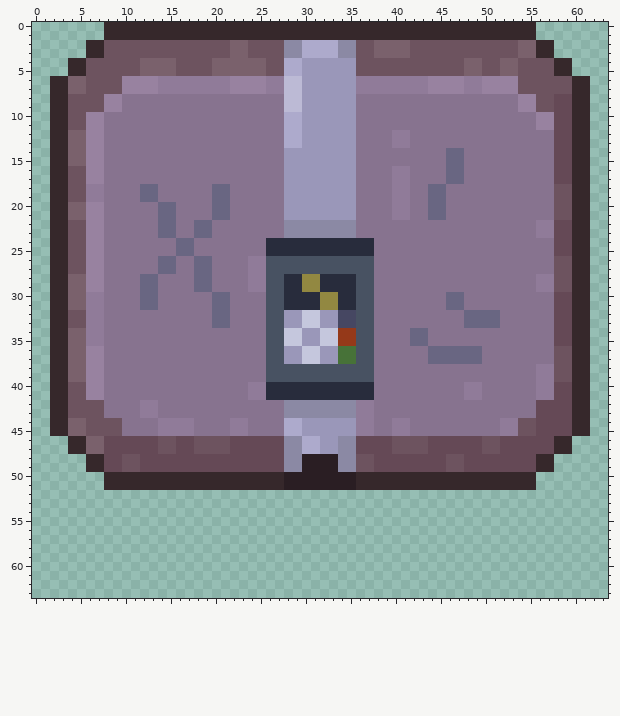
Pixel-art sprite -- Assets/Project/Sprites/WorldMap/Loot/LootChest_Small.png. Above, as it was before the edit.
The file is 256x256 pixels, drawn in blocks of 4x4; one block is one cell here.
New version:
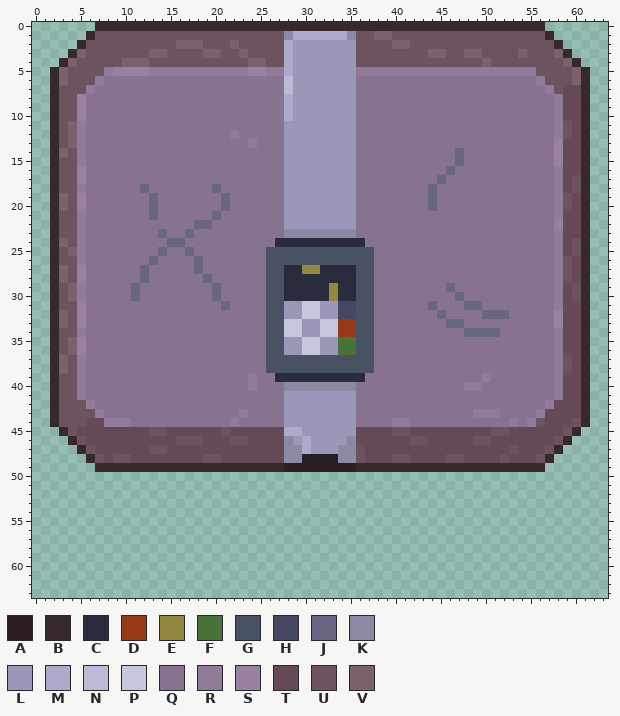
Palette (. is transparent): A #2a1e23  B #36282b  C #282c3c  D #953919  E #928841  F #477238  G #485262  H #464762  J #696682  K #8b89a4  L #9a97b9  M #adaacc  N #bcbad5  P #c5c7dd  Q #87738f  R #907b99  S #9882a0  T #654956  U #6d535f  V #7a616c
From old to new:
Changed rows in their new state; - is an unchanged pixel.
first column x 2:
 0 -----B------------------------------------------------B-----
 1 ----BUUUUUUUUUUUUUUUUUUUUUKMMMMMMKUUVVUUUUUUUUUUUUUUUUUB----
 2 ---BUU--------VVV----U----MLLLLLLL--UU--------------UUUUB---
 3 --BVUU-----VV----VV-U-----MLLLLLLL--UUUU--VV--VV-----UUUVB--
 4 -BVU----VV-UUU----UUUU-----L------------------UUV-UU----UVB-
 5 BVUU--RSSSSRRRRRRRRRRRSSRR-L------RRRRRRRRRRRRRRRRRRRR--UUVB
 6 -VUU-RQQQQQQQQQQQQQQQQQQQQ-L------QQQQQQQQQQQQQQQQQQQQR---V-
 7 -UUURQQQQQQQQQQQQQQQQQQQQQ-L------QQQQQQQQQQQQQQQQQQQQQR-TT-
 8 -U-SQQQQ------------------ML------------------------QQQQR-T-
 9 -U-SQQQQ------------------ML------------------------QQQQR-T-
10 -U-SQQ---------------------L--------------------------QQR-T-
11 -UVRQQ--------------------LL--------------------------QQRUT-
12 -U-RQQ--------------R-----LL----------QQ----------------RUT-
13 -U-RQQ----------------R---LL----------QQ----------------S-T-
14 -VURQQ--------------------------------------Q-----------S-T-
15 -UURQQ--------------------------------------Q-----------S-T-
16 -U-SQQ--------------------------------QQ-----Q----------R-T-
17 -U-SQQ--------------------------------QQ---JQQ----------R-U-
18 -U-RQQ-----Q-------Q------------------QQ---Q------------RTU-
19 -V-SQQ----Q-------Q-------------------QQ---Q------------R-T-
20 -VUSQQ-----JQQ----Q-------------------QQ---Q------------R-T-
21 -UURQQ-----JQQ-----Q------------------QQ--QQ------------RTT-
22 -U-RQQ------QQ------------LLLLLLLL--------------------QQS-T-
23 -U-RQQ-------Q-JQQ------------------------------------QQR-T-
24 -V-RQQ-------J-Q--------Q----------Q--------------------R-U-
25 -UVRQQ------J-Q---------GGGGGGGGGGGG--------------------R-U-
26 -U-RQQ-----JQQ---Q----QQ--------------------------------R-T-
27 -V-SQQ----J-QQ---Q----QQ--CCEECCCC----------------------R-T-
28 -VUSQQ-----Q----Q-----QQ----CC------------------------QQR-T-
29 -U-RQQ---JQQ----QQJ---QQ----CC-E------------J---------QQRTU-
30 -U-RQQ---JQQ-------Q----------C-------------Q-----------R-U-
31 -UUSQQ----QQ------Q-------LLPPLLHH--------J-QQJJ--------R-T-
32 -V-SQQ------------QQ-----------------------J--QQ--J-----S-T-
33 -V-SQQ------------QQ------PPLLPPDD----------JJQQQQ------S-T-
34 -UURQQ----------------------------------QQ----JJJJ------R-T-
35 -U-SQQ--------------------LLPPLLFF------QQ--------------R-T-
36 -U-SQQ------------------------------------QQQQQQ--------RTT-
37 -VURQQ--------------------GGGGGGGG--------QQQQQQ--------R-T-
38 -VURQQ------------------------------------------------QQR-T-
39 -UURQQ----------------R-QCCCCCCCCCCQ------------R-----QQRTT-
40 -U-RQQ-----------------QQQKKKKKKKKQQ------------------QQR-T-
41 -U-RQQ----------------QQQQLLLLLLLLQQ----------QQ------QQR-T-
42 -U--RQ----QQ--------------LLLLLLLLQQ------------------QR--T-
43 -U---R----QQ---------R----LLLLLLLLQQ-----------RRR----R---T-
44 -UUUTTRRR---QQQQ-----Q----LL------QQ--------------Q-QRU---U-
45 .-UTTTTTTTTUUTTTTTTUTTTTTT--------TTTTUUTTTTTTTTTUUTTT---U-.
46 ---UTT------TTUU-TTTUU-----L-L--L-----TT-------U-T------U---
47 --.-UT-----U-T--TTTT---------L----U---TTTT------TT-U---U-.--
48 -----U-U-T-------UU----------------T--UU----------U---U-----
49 ----.-BBBBBBBBBBBBBBBBBBBBAA----AABBBBBBBBBBBBBBBBBBBB-.----
50 ------................................................------
51 ------................................................------
Pixel boxes of the changes (left, top, right, bottom) in both pictures:
changed: (50, 22, 590, 490)
